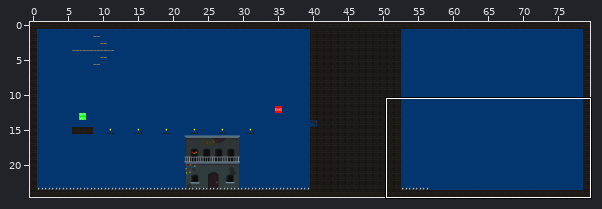
Tiled map, stored at src/assets/map.tmx. The picture above shows the old version from afar; the outline marks the close-up.
Close-up. Old version:
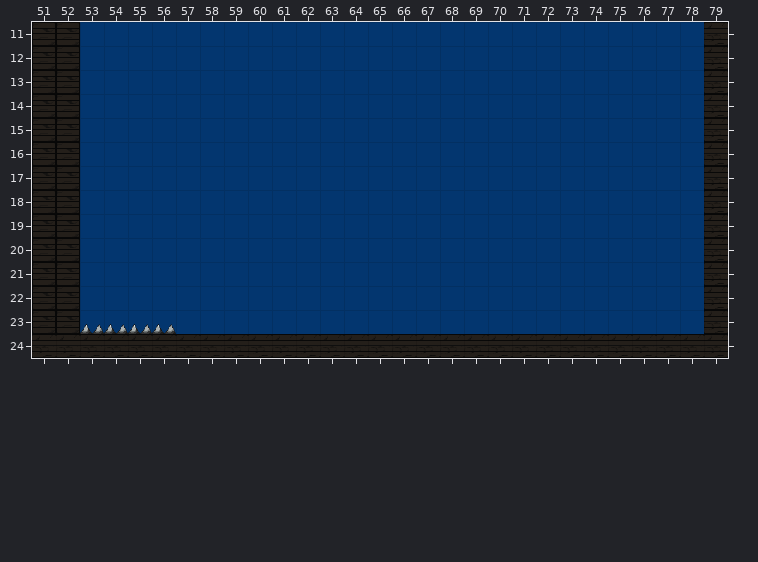
Cells are 32x32 px. Shown: x 51..79, y 11..24. The commit also changed other parts of the map, which this record leaves out.
The same view after the edit:
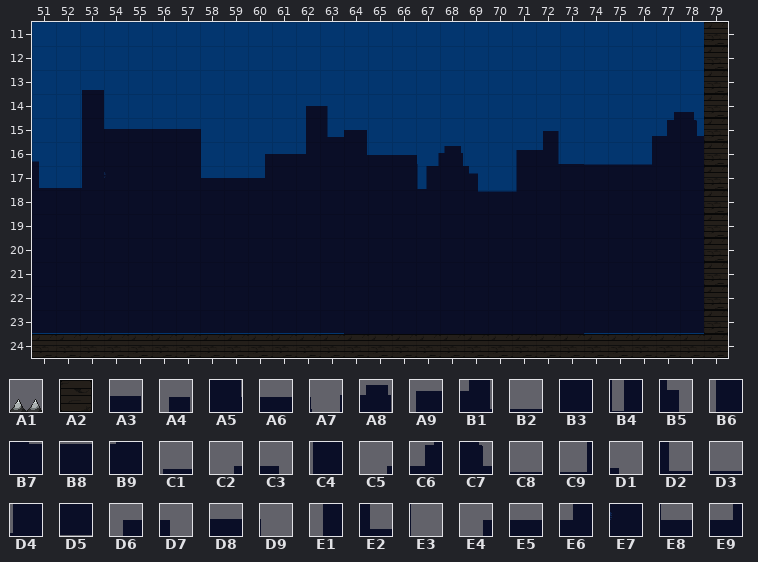
Key: from "tileset": A1 1, A2 10, A3 110, A4 118, A5 121, A6 122, A7 124, A8 125, A9 128, B1 129, B2 130, B3 132, B4 135, B5 137, B6 139, B7 148, B8 149, B9 150, C1 219, C2 223, C3 224, C4 230, C5 233, C6 234, C7 235, C8 242, C9 244, D1 250, D2 261, D3 262, D4 263, D5 319, D6 338, D7 339, D8 341, D9 345, E1 349, E2 350, E3 356, E4 358, E5 359, E6 360, E7 363, E8 367, E9 369.
__ is an empty cell.
Edits made:
{"where": "layer \"background-decoration\""}
{"y":13,"x":53,"old":"__","new":"C1"}
{"y":14,"x":53,"old":"__","new":"C4"}
{"y":14,"x":62,"old":"__ __","new":"D6 D7"}
{"y":14,"x":77,"old":"__ __","new":"C2 C3"}
{"y":15,"x":53,"old":"__ __ __ __ __ __","new":"C4 D8 D8 D8 D8 D9"}
{"y":15,"x":62,"old":"__ __ __","new":"E1 E2 A3"}
{"y":15,"x":72,"old":"__","new":"A4"}
{"y":15,"x":76,"old":"__ __ __","new":"C5 C6 C7"}
{"y":16,"x":51,"old":"__","new":"D1"}
{"y":16,"x":53,"old":"__ __ __ __ __ __","new":"C4 B3 B3 B3 B3 E3"}
{"y":16,"x":60,"old":"__ __ __ __ __ __ __ __ __","new":"E4 E5 E6 B3 A5 A6 A6 A7 A8"}
{"y":16,"x":71,"old":"__ __ __ __ __ __ __ __","new":"A9 B1 B2 C8 C8 C9 B3 B3"}
{"y":17,"x":51,"old":"__ __ __ __ __ __ __ __ __ __ __ __ __ __ __ __ __ __ __","new":"D2 D3 D4 E7 B3 B3 B3 E8 E5 E9 B3 B3 B3 B3 B3 B3 B4 B3 B5"}
{"y":17,"x":71,"old":"__ __ __ __ __ __ __ __","new":"B6 B3 B3 B3 B3 B3 B3 B3"}
{"y":18,"x":51,"old":"__ __ __ __ __ __ __ __ __ __ __ __ __ __ __ __ __ __ __ __ __ __ __ __ __ __ __ __","new":"B3 B3 B3 B3 B3 B3 B3 B3 B3 B3 B3 B3 B3 B3 B3 B3 B3 B3 B7 B8 B9 B3 B3 B3 B3 B3 B3 B3"}
{"y":19,"x":51,"old":"__ __ __ __ __ __ __ __ __ __ __ __ __ __ __ __ __ __ __ __ __ __ __ __ __ __ __ __","new":"B3 B3 B3 B3 B3 B3 B3 B3 B3 B3 B3 B3 B3 B3 B3 B3 B3 B3 B3 B3 B3 B3 B3 B3 B3 B3 B3 B3"}
{"y":20,"x":51,"old":"__ __ __ __ __ __ __ __ __ __ __ __ __ __ __ __ __ __ __ __ __ __ __ __ __ __ __ __","new":"B3 B3 B3 B3 B3 B3 B3 B3 B3 B3 B3 B3 B3 B3 B3 B3 B3 B3 B3 B3 B3 B3 B3 B3 B3 B3 B3 B3"}
{"y":21,"x":51,"old":"__ __ __ __ __ __ __ __ __ __ __ __ __ __ __ __ __ __ __ __ __ __ __ __ __ __ __ __","new":"B3 B3 B3 B3 B3 B3 B3 B3 B3 B3 B3 B3 B3 B3 B3 B3 B3 B3 B3 B3 B3 B3 B3 B3 B3 B3 B3 B3"}
{"y":22,"x":51,"old":"__ __ __ __ __ __ __ __ __ __ __ __ __ __ __ __ __ __ __ __ __ __ __ __ __ __ __ __","new":"B3 B3 B3 B3 B3 B3 B3 B3 B3 B3 B3 B3 B3 B3 B3 B3 B3 B3 B3 B3 B3 B3 B3 B3 B3 B3 B3 B3"}
{"y":23,"x":51,"old":"__ __ __ __ __ __ __ __ __ __ __ __ __ __ __ __ __ __ __ __ __ __ __ __ __ __ __ __","new":"D5 D5 D5 D5 D5 D5 D5 D5 D5 D5 D5 D5 D5 B3 B3 B3 B3 B3 B3 B3 B3 B3 B3 D5 D5 D5 D5 D5"}
{"where": "layer \"level10\" (now hidden)"}
{"y":11,"x":51,"old":"A2 A2","new":"__ __"}
{"y":12,"x":51,"old":"A2 A2","new":"__ __"}
{"y":13,"x":51,"old":"A2 A2","new":"__ __"}
{"y":14,"x":51,"old":"A2 A2","new":"__ __"}
{"y":15,"x":51,"old":"A2 A2","new":"__ __"}
{"y":16,"x":51,"old":"A2 A2","new":"__ __"}
{"y":17,"x":51,"old":"A2 A2","new":"__ __"}
{"y":18,"x":51,"old":"A2 A2","new":"__ __"}
{"y":19,"x":51,"old":"A2 A2","new":"__ __"}
{"y":20,"x":51,"old":"A2 A2","new":"__ __"}
{"y":21,"x":51,"old":"A2 A2","new":"__ __"}
{"y":22,"x":51,"old":"A2 A2","new":"__ __"}
{"y":23,"x":51,"old":"A2 A2 A1 A1 A1 A1","new":"__ __ __ __ __ __"}
{"label":"changed","picture_box":[32,22,704,334]}
